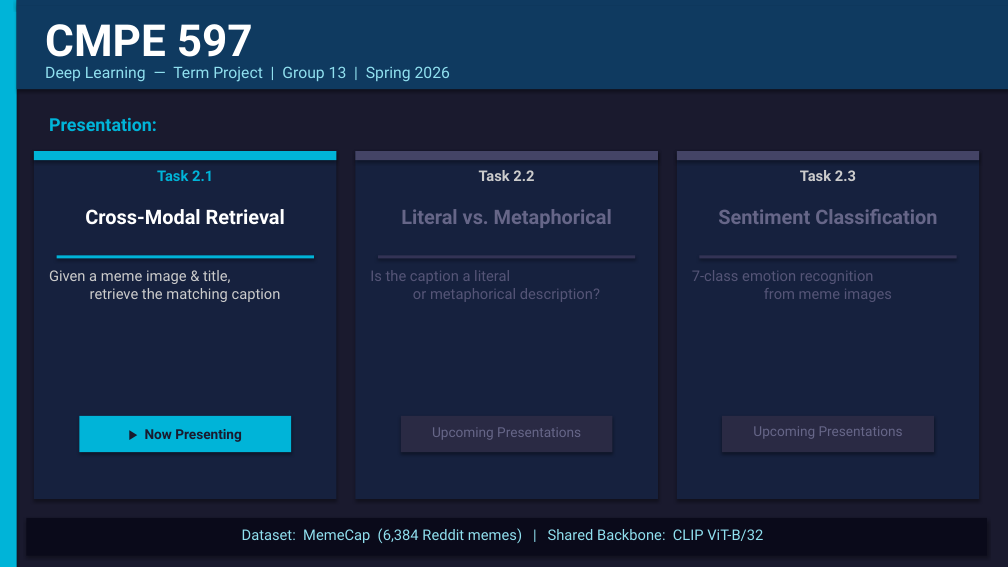
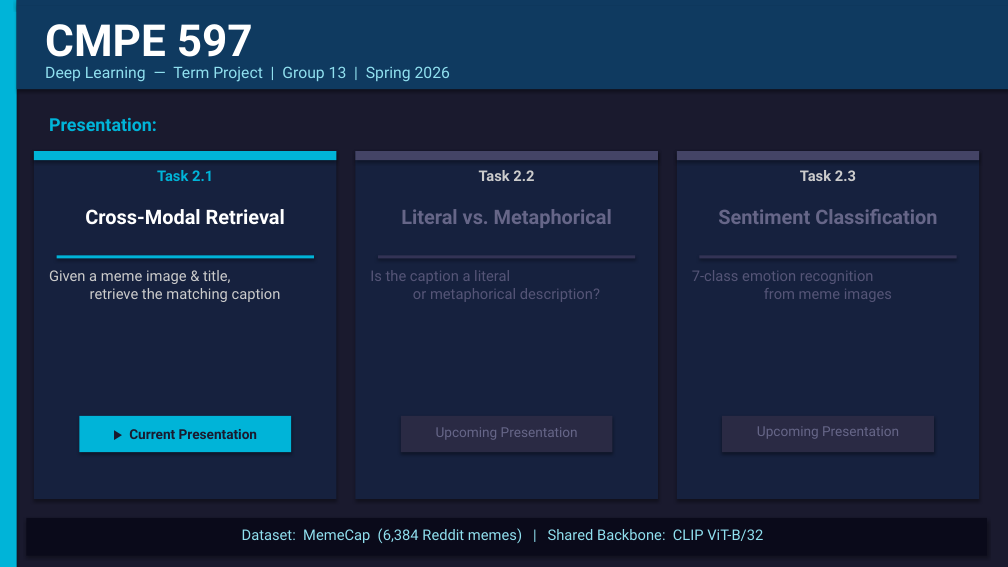
Before and after one commit to OnurAlp-Guvercin/CMPE597_Group13, a slide deck: slide 1 of CMPE597_Group13.pptx. Drawn at 1008x567 pixels with LibreOffice and Linux fonts; fonts in the diff are those of the drawing. Boxes give left, top, right and bottom in pixels: in the first picture for what was removed or moved away, otherwise in the second. Text is boxed around its words. In the diff, an @@ line names an element or a change of style, - is before the commit and + after.

Commit message:
latest changes

```diff
--- a/CMPE597_Group13.pptx
+++ b/CMPE597_Group13.pptx
@@ text at bbox=[129, 429, 257, 439]: text changed @@
-▶ Now Presenting
+▶ Current Presentation
@@ text at bbox=[436, 427, 578, 440]: text changed @@
-Upcoming Presentations
+Upcoming Presentation
@@ text at bbox=[757, 426, 899, 439]: text changed @@
-Upcoming Presentations
+Upcoming Presentation
```
Also in this commit, not shown: 3 other slides changed.
